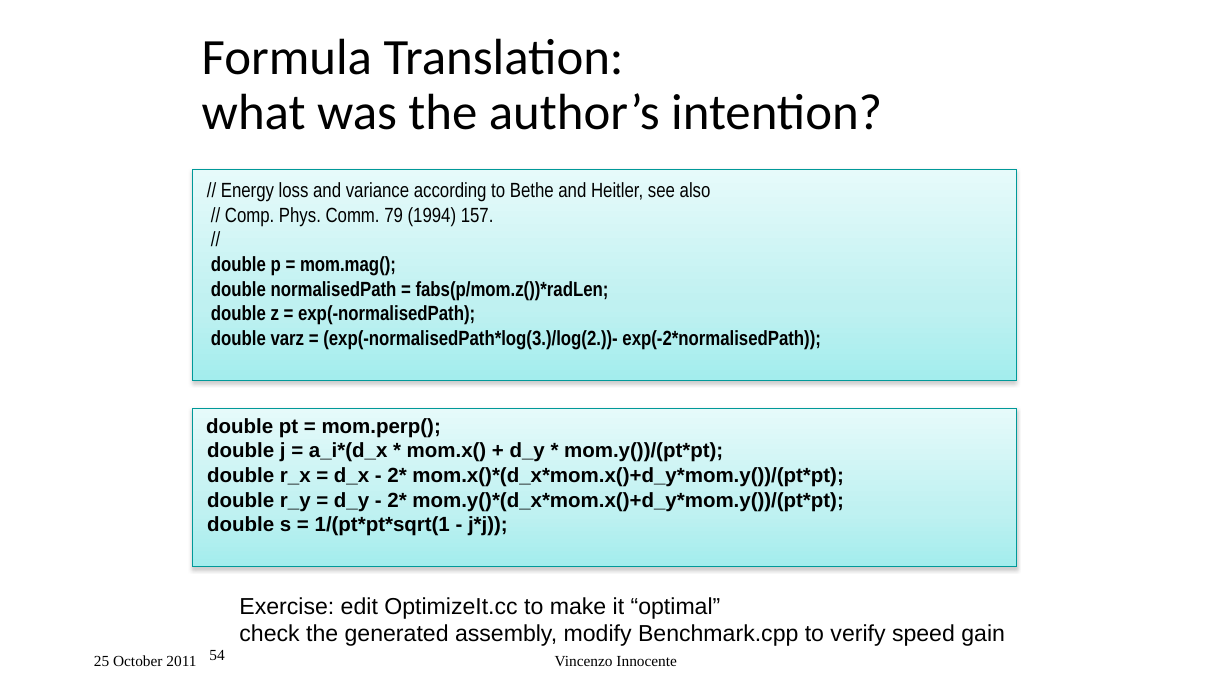
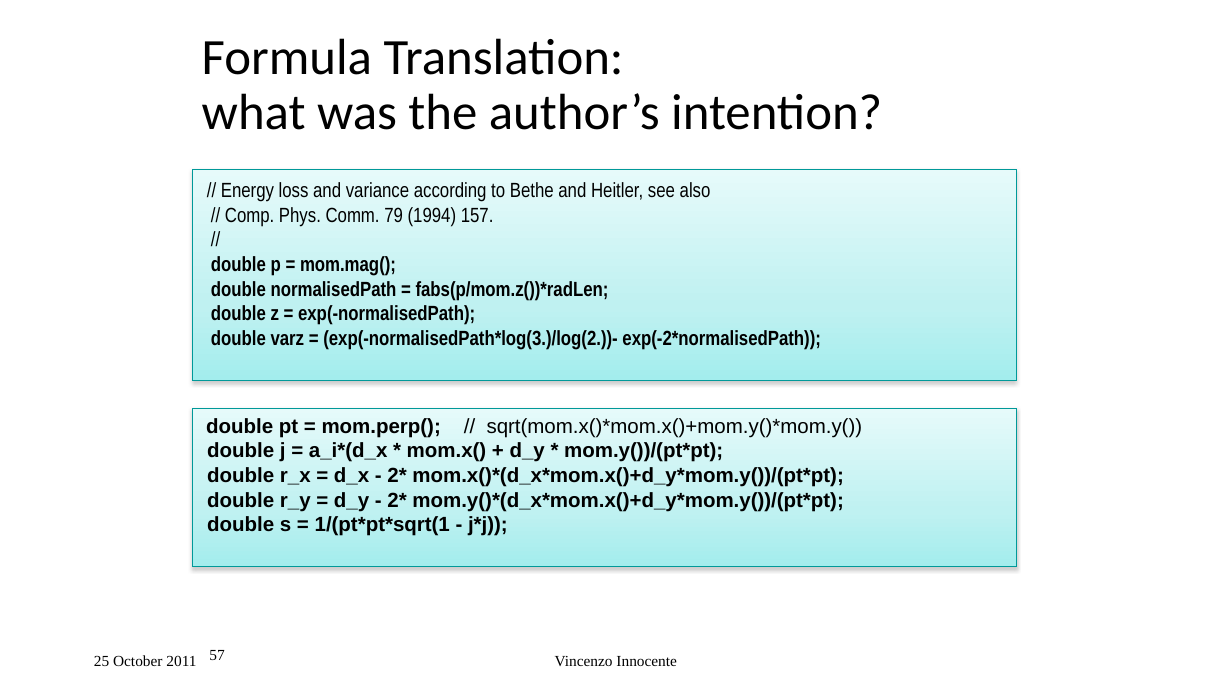
Before and after one commit to VinInn/FPCourse, a slide deck: slide 57 of Slides/FPforScientist.pptx (slide 54 before the commit). Drawn at 1232x693 pixels with LibreOffice and Linux fonts; fonts in the diff are those of the drawing. Boxes give left, top, right and bottom in pixels: in the first picture for what was removed or moved away, otherwise in the second. Text is boxed around its words. In the diff, an @@ line names an element or a change of style, - is before the commit and + after.

```diff
--- a/Slides/FPforScientist.pptx
+++ b/Slides/FPforScientist.pptx
@@ text in rectangle at (206, 418, 863, 438): text changed; bold off @@
-double pt = mom.perp();
+double pt = mom.perp(); // sqrt(mom.x()*mom.x()+mom.y()*mom.y())
@@ text removed at (239, 597, 1005, 646) @@
-Exercise: edit OptimizeIt.cc to make it “optimal”
-check the generated assembly, modify Benchmark.cpp to verify speed gain
@@ page number at (209, 650, 224, 660): text changed @@
-54
+57
```
Also in this commit, not shown: 1 other slide changed, 3 slides added.
